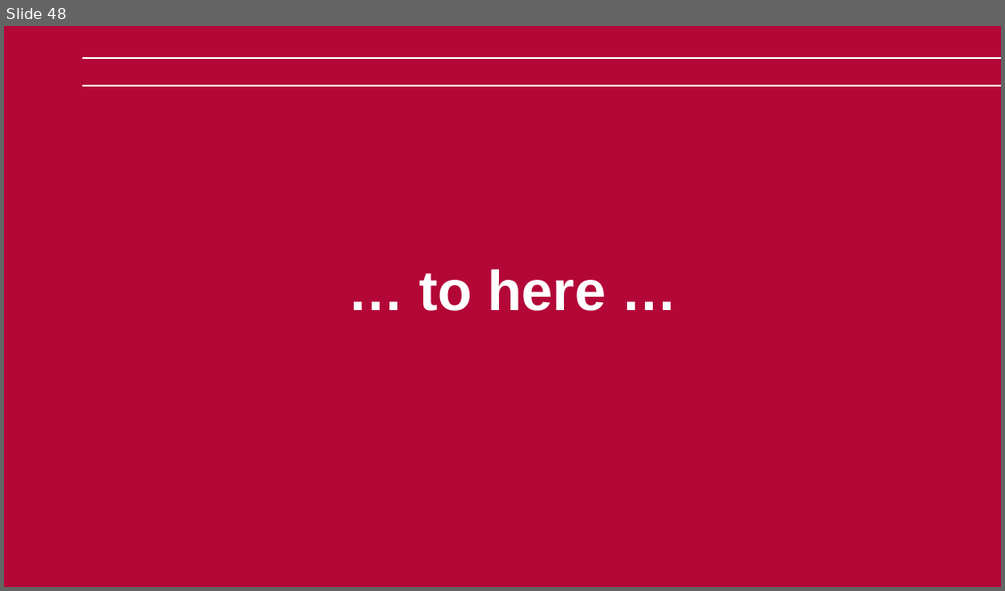
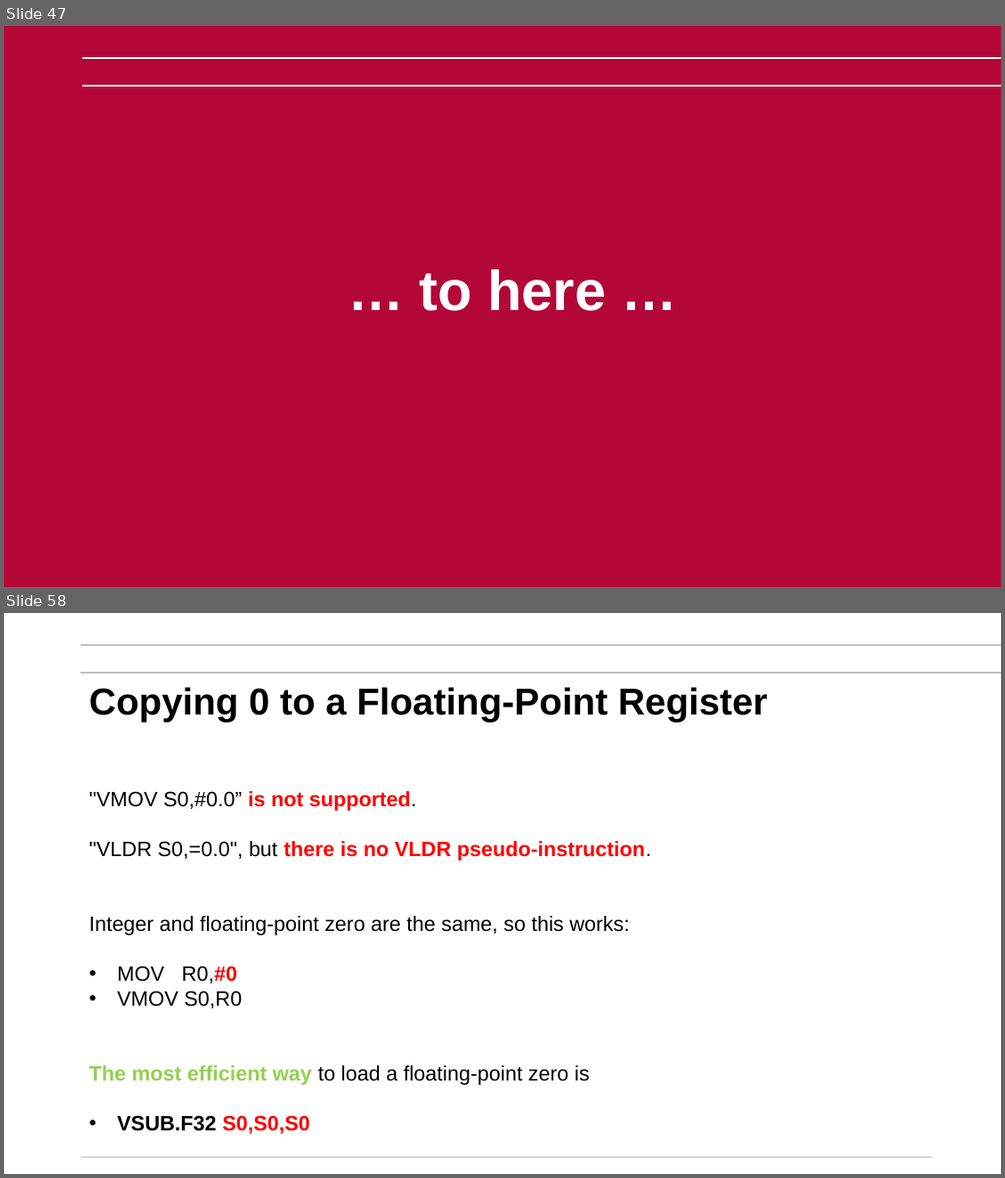
Before and after one commit to mikegrace2/CSEN20-Fall2026-Course-Website, a slide deck: Week08_FloatingPoint/Ch09_Getting Started with Floating Point_V4.pptx. Shown one above the other, each under a label of ours: slide 48 before the commit, slides 47 and 58 after it; the slides between them are not shown. The pictures are 1005x591 and 1005x1178 pixels, drawn with LibreOffice and Linux fonts; fonts in the diff are those of the drawing; background and template pictures are left out. Boxes give left, top, right and bottom in pixels: in the first picture for what was removed or moved away, otherwise in the second. Text is boxed around its words. In the diff, an @@ line names an element or a change of style, - is before the commit and + after.

```diff
--- a/Week08_FloatingPoint/Ch09_Getting Started with Floating Point_V4.pptx
+++ b/Week08_FloatingPoint/Ch09_Getting Started with Floating Point_V4.pptx
@@ slide 58 added at box(4, 613, 1001, 1174), background #FFFFFF @@
@@ line added from (81, 644) to (1001, 644), #BFBFBF 1.5 pt @@
@@ line added from (81, 673) to (1001, 673), #BFBFBF 1.5 pt @@
@@ title added at box(89, 687, 768, 722), 36 pt, text #000000, bold @@
+Copying 0 to a Floating-Point Register
@@ text added at box(89, 791, 651, 1134), 20 pt, text #000000 @@
+"VMOV S0,#0.0” is not supported.
+"VLDR S0,=0.0", but there is no VLDR pseudo-instruction.
+Integer and floating-point zero are the same, so this works:
+• MOV R0,#0
+• VMOV S0,R0
+The most efficient way to load a floating-point zero is
+• VSUB.F32 S0,S0,S0
@@ line added from (81, 1158) to (933, 1158), #D9D9D9 1.5 pt @@
@@ what was slide 48 is now slide 47 @@
```
Also in this commit, not shown: 17 other slides added.
